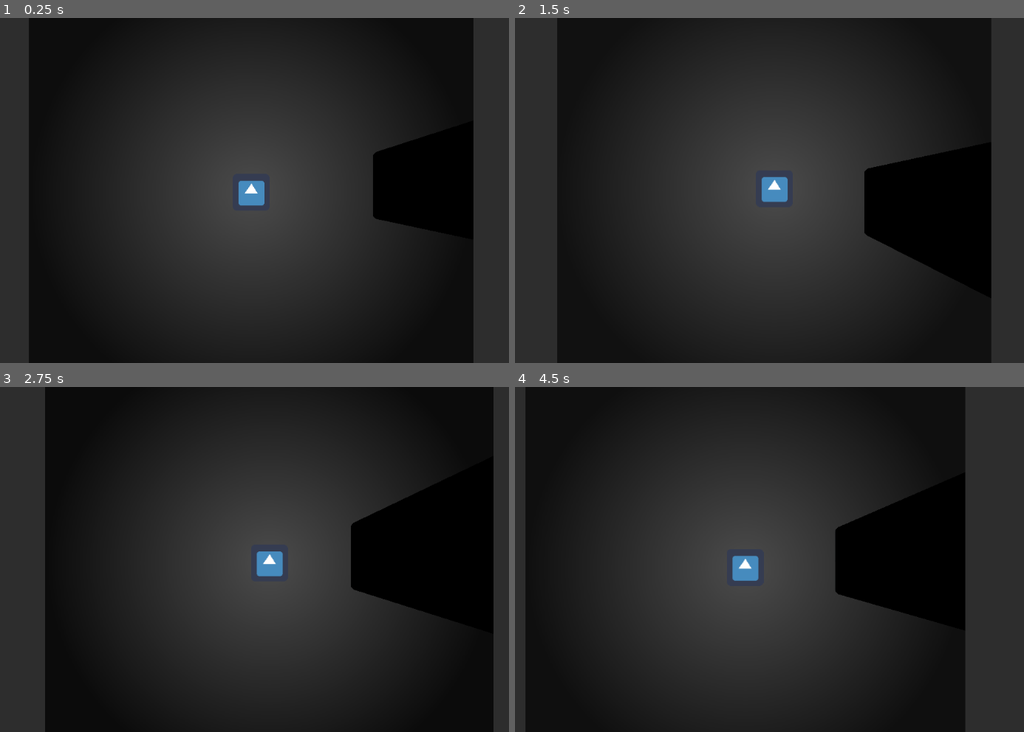
Above: before the commit, frames 1-4 (two rows, left to right).
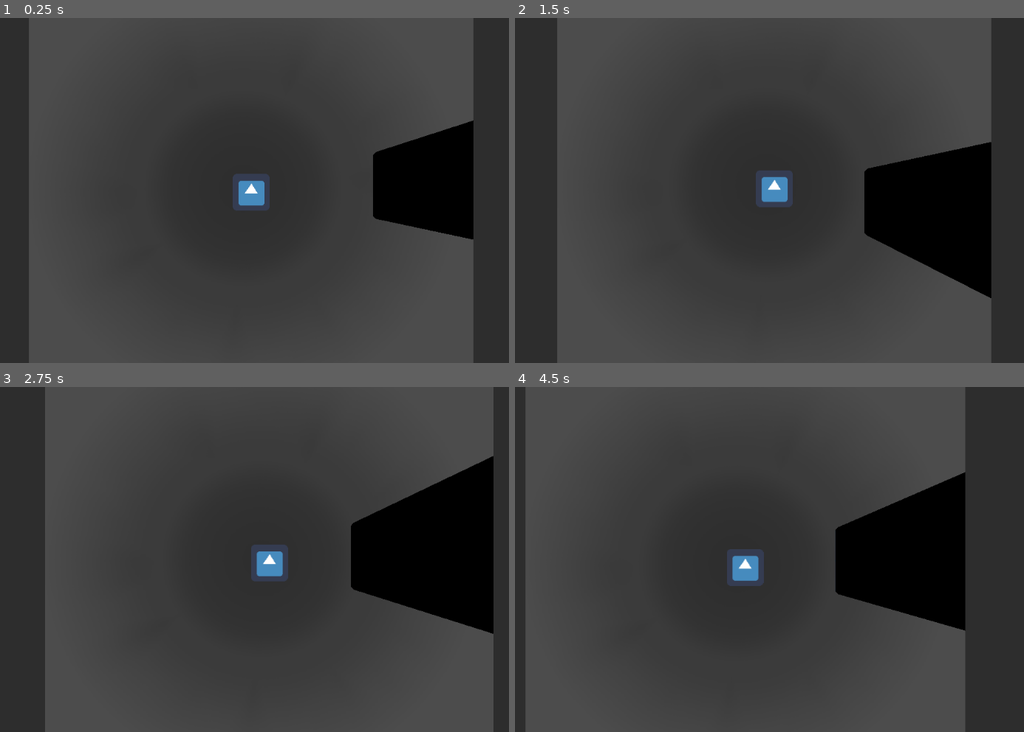
Above: after the commit, the same moments.

Repository: carlosecb/meeting_jam
Game: Godot game, scene res://Node2D.tscn
The game is run twice, just before and just after one commit, with the same random seed, the same clock (stepped at 60 frames per second) and the same inputs. The engine's default icon, where the game draws it, is replaced by a stand-in: a white triangle on a blue panel in a dark square.
Inputs:
- Up to frame 1 (0.25 s): no input
- Up to frame 2 (1.5 s): hold D (right) 0.53-1.28 s; hold V (turn_light_blue, bound only after the commit) 0.53-1.28 s; tap Z (cycle_light_color, bound only after the commit) at 0.6 s; tap Space (jump) at 0.77 s; hold A (left) from 1.28 s (still down); tap V (turn_light_blue, bound only after the commit) at 1.35 s
- Up to frame 3 (2.75 s): tap Space (jump) at 1.52 s; tap X (turn_light_red, bound only after the commit) at 1.55 s; release A (left) at 2.03 s; hold D (right) from 2.03 s (still down); hold X (turn_light_red, bound only after the commit) from 2.03 s (still down); tap C (turn_light_yellow, bound only after the commit) at 2.3 s
- Up to frame 4 (4.5 s): release X (turn_light_red, bound only after the commit) at 2.78 s; tap C (turn_light_yellow, bound only after the commit) at 2.85 s; tap Space (jump) at 3.02, 3.77 s; tap Z (cycle_light_color, bound only after the commit) at 3.05, 3.6 s; release D (right) at 3.53 s; hold V (turn_light_blue, bound only after the commit) 3.53-4.28 s; hold A (left) from 3.53 s (still down); tap V (turn_light_blue, bound only after the commit) at 4.35 s

The runs differ from the first frame. In frame 1, 50% of the frame differs, in the area x 5-94%, y 0-100%; in frame 2, 45%; in frame 3, 48%; in frame 4, 46%.

Commit message:
Set shader color change

Diff:
--- a/src/Light.gd
+++ b/src/Light.gd
@@ -4,7 +4,9 @@
 # var a = 2
 # var b = "text"
 
-var time = 0.0
+var time : float = 0.0
+
+var current_color : Vector3
 
 # Called when the node enters the scene tree for the first time.
 func _ready():
@@ -14,8 +16,19 @@
 #func _process(delta):
 #	pass
 
-func radium(x):
-	var noise = sin(5.0*x)*cos(3.0*x);
+func set_shader_color(color : String):
+	var color_vec : Vector3
+	match color:
+		"red":
+			color_vec = Vector3(256,0,0)
+		"yellow":
+			color_vec = Vector3(128,128,0)
+		"blue":
+			color_vec = Vector3(0,0,256)
+	get_material().set_shader_param("color", color_vec)
+
+func radium(x : float) -> float:
+	var noise : float = sin(5.0*x)*cos(3.0*x);
 	return noise;
 
 func _process(delta):
--- a/src/Player.gd
+++ b/src/Player.gd
@@ -41,6 +41,20 @@
 	if Input.is_action_just_released("jump"):
 		if on_glide:
 			on_glide = false
+	if Input.is_action_pressed("turn_light_red"):
+		$Light.set_shader_color("red")
+	if Input.is_action_pressed("turn_light_yellow"):
+		$Light.set_shader_color("yellow")
+	if Input.is_action_pressed("turn_light_blue"):
+		$Light.set_shader_color("blue")
+	if Input.is_action_just_pressed("cycle_light_color"):
+		match $Light.current_color:
+			"red":
+				$Light.set_shader_color("yellow")
+			"yellow":
+				$Light.set_shader_color("blue")
+			"blue":
+				$Light.set_shader_color("red")
 
 func _physics_process(delta):
 	get_input()
@@ -61,3 +75,14 @@
 	if "Enemy" in body.name:
 		print(body.name + " leaved.")
 		body.in_range(self, false)
+
+func set_color(color : String):
+	var color_vec
+	if color == "red":
+		color_vec = Vector3(256,0,0)
+
+	if color == "blue":
+		color_vec = Vector3(0,0,256)
+
+	if color == "yellow":
+		color_vec = Vector3(128,128,0)
--- a/src/Player.tscn
+++ b/src/Player.tscn
@@ -1,17 +1,17 @@
-[gd_scene load_steps=10 format=2]
+[gd_scene load_steps=9 format=2]
 
 [ext_resource path="res://Player.gd" type="Script" id=1]
 [ext_resource path="res://icon.png" type="Texture" id=2]
-[ext_resource path="res://inverse_light.png" type="Texture" id=3]
+[ext_resource path="res://light.png" type="Texture" id=3]
 [ext_resource path="res://Light.gd" type="Script" id=4]
-[ext_resource path="res://gradient_circle.shader" type="Shader" id=5]
-[ext_resource path="res://background.png" type="Texture" id=6]
+[ext_resource path="res://color_setter.shader" type="Shader" id=6]
 
 [sub_resource type="RectangleShape2D" id=1]
 extents = Vector2( 31.1661, 31.2844 )
 
-[sub_resource type="ShaderMaterial" id=2]
-shader = ExtResource( 5 )
+[sub_resource type="ShaderMaterial" id=4]
+shader = ExtResource( 6 )
+shader_param/color = Vector3( 0, 0, 0 )
 
 [sub_resource type="CircleShape2D" id=3]
 radius = 159.575
@@ -30,6 +30,7 @@
 shape = SubResource( 1 )
 
 [node name="Light" type="Light2D" parent="."]
+material = SubResource( 4 )
 texture = ExtResource( 3 )
 texture_scale = 0.7
 mode = 3
@@ -37,12 +38,6 @@
 shadow_color = Color( 0, 0, 0, 1 )
 script = ExtResource( 4 )
 
-[node name="gradint_circle_shader" type="Sprite" parent="Light"]
-visible = false
-material = SubResource( 2 )
-scale = Vector2( 20, 20 )
-texture = ExtResource( 6 )
-
 [node name="LightRange" type="Area2D" parent="."]
 
 [node name="CollisionShape2D" type="CollisionShape2D" parent="LightRange"]
--- /dev/null
+++ b/src/color_setter.shader
@@ -0,0 +1,8 @@
+shader_type canvas_item;
+
+uniform vec3 color = vec3(0,0,0);
+
+void fragment()
+{
+	COLOR = vec4(color, 0.01);
+}
--- a/src/project.godot
+++ b/src/project.godot
@@ -40,6 +40,26 @@
 , Object(InputEventKey,"resource_local_to_scene":false,"resource_name":"","device":0,"alt":false,"shift":false,"control":false,"meta":false,"command":false,"pressed":false,"scancode":16777232,"unicode":0,"echo":false,"script":null)
  ]
 }
+turn_light_red={
+"deadzone": 0.5,
+"events": [ Object(InputEventKey,"resource_local_to_scene":false,"resource_name":"","device":0,"alt":false,"shift":false,"control":false,"meta":false,"command":false,"pressed":false,"scancode":88,"unicode":0,"echo":false,"script":null)
+ ]
+}
+turn_light_yellow={
+"deadzone": 0.5,
+"events": [ Object(InputEventKey,"resource_local_to_scene":false,"resource_name":"","device":0,"alt":false,"shift":false,"control":false,"meta":false,"command":false,"pressed":false,"scancode":67,"unicode":0,"echo":false,"script":null)
+ ]
+}
+turn_light_blue={
+"deadzone": 0.5,
+"events": [ Object(InputEventKey,"resource_local_to_scene":false,"resource_name":"","device":0,"alt":false,"shift":false,"control":false,"meta":false,"command":false,"pressed":false,"scancode":86,"unicode":0,"echo":false,"script":null)
+ ]
+}
+cycle_light_color={
+"deadzone": 0.5,
+"events": [ Object(InputEventKey,"resource_local_to_scene":false,"resource_name":"","device":0,"alt":false,"shift":false,"control":false,"meta":false,"command":false,"pressed":false,"scancode":90,"unicode":0,"echo":false,"script":null)
+ ]
+}
 
 [rendering]
 
Binary file added: src/white.png
Not shown, added: src/white.png.import
